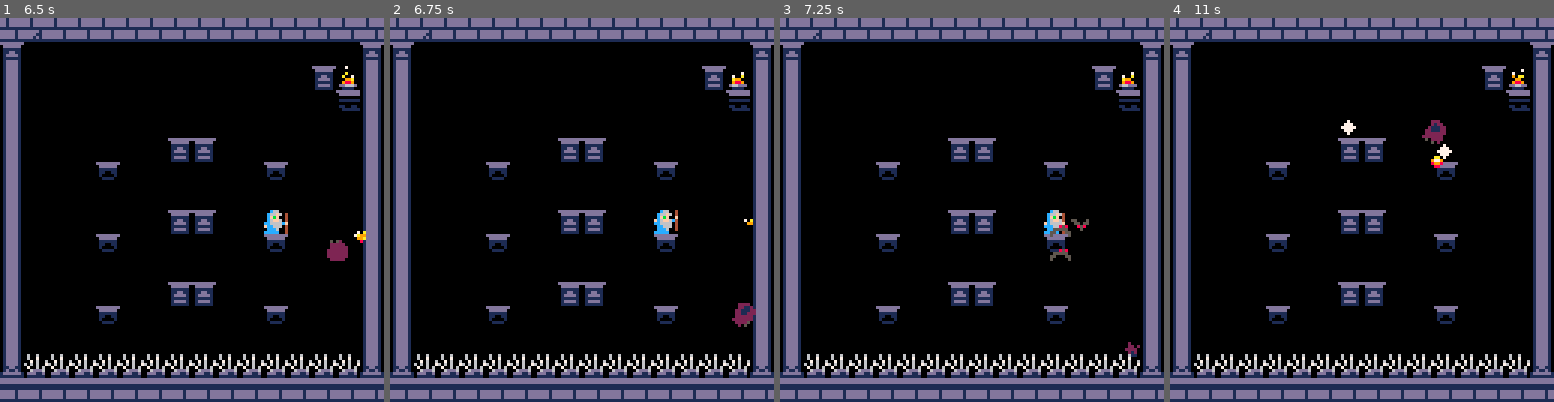
Above: before the commit, frames 1-4 (left to right).
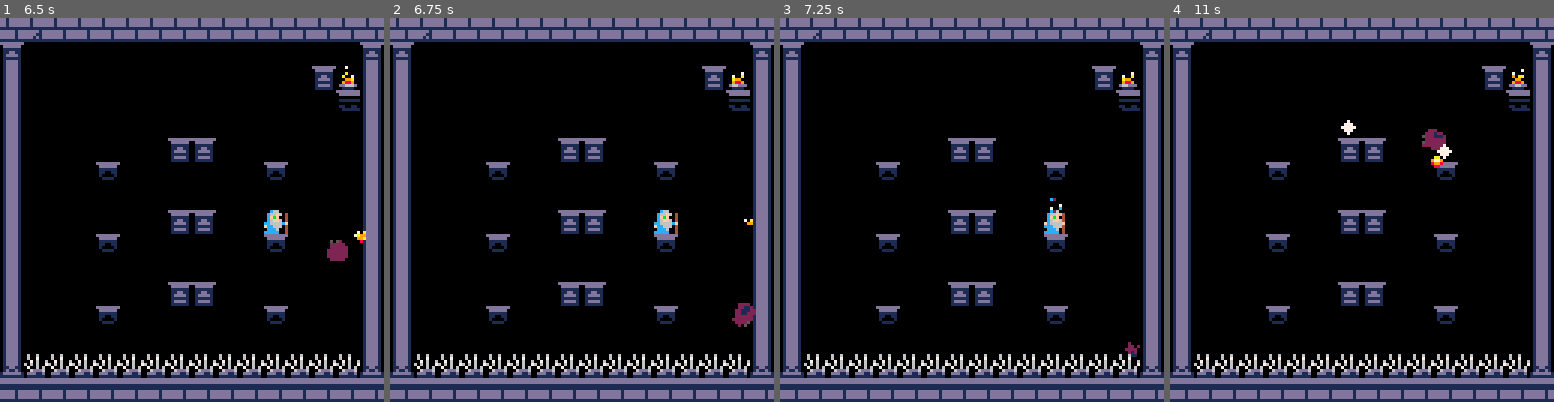
Above: after the commit, the same moments.

Repository: NunoDasNeves/pathofagni-pico8
Game: PICO-8 cartridge jumper.p8
Same seed, same stepped clock (60 frames per second), same inputs: the game is played once before the commit and once after it.
Inputs:
- Up to frame 1 (6.5 s): tap X (X key) at 0.33, 1.07, 1.85, 2.97, 4.08, 5.2, 6.32 s; tap O (Z key) at 0.7, 1.7, 2.1, 2.5, 2.9, 3.3, 3.7, 4.1, 4.5, 4.9, 5.3, 5.7, 6.1 s; hold Right 1.6-2.1 s; hold Up 2.15-2.42 s; hold Right 2.47-3.03 s; hold Left 3.08-3.58 s; hold Down 3.63-3.97 s; hold Right 4.02-4.68 s; hold Up 4.73-5.03 s; hold Left 5.08-5.68 s; hold Down 5.73-6.03 s; hold Right from 6.08 s (still down)
- Up to frame 2 (6.75 s): tap O (Z key) at 6.5 s; release Right at 6.58 s; hold Right from 6.63 s (still down)
- Up to frame 3 (7.25 s): tap O (Z key) at 6.9 s; release Right at 7.13 s; hold Up from 7.18 s (still down)
- Up to frame 4 (11 s): tap O (Z key) every 0.4 s from 7.3 to 10.9 s; tap X (X key) every 1.12 s from 7.43 to 10.78 s; release Up at 7.45 s; hold Right 7.5-8.07 s; hold Left 8.12-8.62 s; hold Down 8.67-9 s; hold Right 9.05-9.72 s; hold Up 9.77-10.07 s; hold Left 10.12-10.72 s; hold Down from 10.77 s (still down)

Frame 1 is identical in both runs. In frame 2, less than 0.1% of the frame differs, in the area x 68-75%, y 50-57%; in frame 3, 0.3%; in frame 4, 0.3%, in the area x 65-72%, y 26-35%.

Commit message:
wizard casting animation, wizard death animation

Diff:
--- a/jumper.p8
+++ b/jumper.p8
@@ -610,17 +610,26 @@
 		burn = burn_archer_wizard,
 		draw = draw_wizard,
 		hp = 5,
+		air = false, -- never be in air
 		template = enemy,
 		hover_up = false,
-		shcount = 0,
 		phase = 0,
 		tping = false,
 		tp_to = nil,
 		tp_from = nil,
+		shcount = 0,
+		casting = false,
+		castu = nil,
 		s_idle = {s=0, f=1},
 		s_cast = {s=1, f=3},
 		s_burn = {s=4, f=1},
-		s_die = {s=6, f=3},
+		s_die = {s=7, f=4},
+	},
+	[240] = { -- casting
+		update = update_casting,
+		timer = 15,
+		state = 0, -- 0 = casting, 1 = succeeded, 2 = fizzled
+		stops_projs = false,
 	}
 }
 end
@@ -1129,9 +1138,38 @@
 	t.tp_from = {x=t.x,y=t.y}
 end
 
+function update_casting(t)
+	t.s = t.i
+	if t.state == 0 then
+		-- casting...
+		loop_anim(t,4,3)
+	else
+		t.s += 2
+		if t.state == 2 then
+			-- failed
+			if loop_anim(t,3,1) then
+				t.y += 1
+			end
+			t.timer -= 1
+			if t.timer <= 0 then
+				del(thang, t)
+			end
+		else
+			-- succeeded
+			if play_anim(t,5,3) then
+				del(thang, t)
+			end
+		end
+	end
+end
+
 function update_wizard(t)
 
 	if do_boss_die(t) then
+		if t.castu != nil then
+			t.castu.state = 2
+			reset_anim_state(t.castu)
+		end
 		return
 	end
 
@@ -1143,6 +1181,12 @@
 		return
 	elseif oldburning then
 		start_tp(t)
+		t.shcount = 60
+		t.casting = true
+		if t.castu != nil then
+			t.castu.state = 2
+			reset_anim_state(t.castu)
+		end
 	end
 
 	face_p(t)
@@ -1163,14 +1207,23 @@
 	-- else do some spelly welly
 	elseif t.casting then
 		t.s = t.i + t.s_cast.s
-		t.fr = 2
-		t.fcnt += 1
-		if t.fcnt >= 12 then
+		loop_anim(t,8,t.s_cast.f)
+		-- need to spawn casting here in case interrupted
+		if t.shcount == 60 then
+			t.castu = spawn_thang(240, t.x, t.y - 6)
+		end
+		t.shcount -= 1
+		if t.shcount <= 0 then
 			t.casting = false
 			reset_anim_state(t)
 			spawn_thang(96, t.x, t.y)
 			spawn_thang(96, t.x+8, t.y)
 			spawn_thang(96, t.x, t.y+8)
+			t.castu.state = 1
+			reset_anim_state(t.castu)
+			t.castu = nil
+			-- now use shcount for resting
+			t.shcount = 60
 		end
 
 	-- else we standing or hovering around waving our arms
@@ -1190,22 +1243,23 @@
 				t.y += t.hover_up and 2 or 1
 				start_tp(t)
 			end
+			t.shcount = 10
 			return
 		end
 
 		t.s = t.i + t.s_cast.s
-		loop_anim(t,8,t.s_cast.f)
-
+		t.fr = 0
+
+		t.shcount -= 1
 		if t.shcount <= 0 then
+			-- now use shcount for casting
 			t.shcount = 60
 			reset_anim_state(t)
 			t.casting = true
-		else
-			t.shcount -= 1
-		end
-	end
-
-	if p.alive and hit_p(t.x,t.y,t.w,t.h) then
+		end
+	end
+
+	if not t.tping and p.alive and hit_p(t.x,t.y,t.w,t.h) then
 		kill_p()
 	end
 end
@@ -2512,22 +2566,22 @@
 11555f000099f990199f990011222090112229901122200911f222090000222900002229011222900112299001122229a98880901f2225f01555500900111100
 1199f990002002000002200011200900112002001120029011200209000020900000209000112920001120200011209099980900111202901f222f9001111114
 09112229020020000022000002000200020002000200020012002090000002020000020200002020000020200000202009008080012029001112220022111544
-0c66000400c6600000c6600000c6600400e770000000000000000000000000000000255100444000000004440000044401017771010077777a00771010711771
-c66f60040c66f6040c66f6400c66f6040e77970000000000000000000000000000015000004ff090000004ff000004ff0111a771110aaaa77100771100aa17a1
-cfbf00040cfbf0040cfbf0400cfbf00f0e9c98000007000000000000001221000000000001155009000115550001155511017771100771111000771001771771
-c6ff60040c6ff6040c6ff640fc6ff6c40e799780007770000007000000020000000000001155500901115550011155501011a7a110aaa10000107a7110aa17a1
-c6666004cc6666cffc6666f0cc6666040e7777900777770000777000010000001000000011f5555f1915550991155590001aaaaa00aa11101100aaa7107a1a71
-cc666c04fcc66604ccc666400cc666049ee7778000777000000700000210001050000000112220091199f990199f9900001aa1aa00aa11111000aaaa11aa1aa1
-ccf6fc040ccc60040ccc60400ccc600400ee7e08000700000000000000000120200000511120200901200200000220001019a09a00aa101000109aaa10aa1aa1
-0cccc000ccccc004ccccc040ccccc0000eeeee0800000000000000000000000001001520020020900200200000220000100990a9109a1000010999aa919a1a91
-00000000000000000000000000000000000c66000006600000000000000660000066000007eee000000044400000444000991099119910001109991999991991
-0000000000000000000000000000000000c66f60006006006006600060600600660060000e07700000004ff000004ff000991099919911111109911999911991
-0000000000000000000000000000000000cfbf00606dd6d06060d6d0060dd6d000ddd6007eee0700001155501001555000899999919919aa1009910199910991
-000000000000000000000000000000000cc6ff6f06d0662006d6662000d6d620dd666d200777e8000115555011115550089889899199199a9919810199819981
-000000000000000000000000000000000cf666600d66d2120d60d2120d6d6212000dd2127ee78980111555001115550008811118918911999918911118818891
-000000000000000000000000000000000cccc660d0006d200d006d20d0066d20d6d06d20e00e7800112220000112220008810008881881891008811018818810
-000000000000000000000000000000000cccc60000660d00d066d0000060d0000066d0000e7e0000012002000002200088101008881888881008810018818810
-00000000000000000000000000000000cccccc000000d000000d0000000d00000ddd00000007ee00020020000022000008100000800188810000810000810801
+0c66000400c6600000c6600000c6600400e770000000000000000000007a70007007070000070000000000000000000001017771010077777a00771010711771
+c66f60040c66f6040c66f6400c66f6040e77970000000000000000000766a70a00a1a000a001190000000000000000000111a771110aaaa77100771100aa17a1
+cfbf00040cfbf0040cfbf0400cfbf00f0e9c98000007000000000000acfbfaa007ab2a0000a19100000000000000000011017771100771111000771001771771
+c6ff60040c6ff6040c6ff640fc6ff6c40e7997800077700000070000ac6f96900a1a29907001119000000000000000001011a7a110aaa10000107a7110aa17a1
+c6666004cc6666cffc6666f0cc6666040e7777900777770000777000ac9669907caca190010b91000000000000000000001aaaaa00aa11101100aaa7107a1a71
+cc666c04fcc66604ccc666400cc666049ee7778000777000000700000fc996c809a9898000a199000011000000000000001aa1aa00aa11111000aaaa11aa1aa1
+ccf6fc040ccc60040ccc60400ccc600400ee7e080007000000000000989c69800088880001000100011b1100000000001019a09a00aa101000109aaa10aa1aa1
+0cccc000ccccc004ccccc040ccccc0000eeeee0800000000000000000988880000000000001100101111111000000000100990a9109a1000010999aa919a1a91
+000000000000000000000000000000000000255100000000000000000006600000000000000660000066000007eee00000991099119910001109991999991991
+00000000000000000000c00000000000000150000000000000000000006006006006600060600600660060000e07700000991099919911111109911999911991
+00c20000000070000700000000122100000000000000000000000000606dd6d06060d6d0060dd6d000ddd6007eee070000899999919919aa1009910199910991
+0000000000200c00000000200002000000000000000000000000000006d0662006d6662000d6d620dd666d200777e800089889899199199a9919810199819981
+0000070000c0000002000000010000001000000000000000000000000d66d2120d60d2120d6d6212000dd2127ee7898008811118918911999918911118818891
+00700c00000702000000000002100010500000000000000000000000d0006d200d006d20d0066d20d6d06d20e00e780008810008881881891008811018818810
+000200000000000000c007000000012020000051000000000000000000660d00d066d0000060d0000066d0000e7e000088101008881888881008810018818810
+000000000000000000000000000000000100152000000000000000000000d000000d0000000d00000ddd00000007ee0008100000800188810000810000810801
 
 
 
@@ -2660,7 +2714,7 @@
 
 __gff__
 0001010101030003100300000101101003030303030100030303000001010100030303030300000303000000000300010303030303000303030303030303030300000000000000000000000000000000000011010101131300000010000000001000000010000000101010000003030810101010101000000000000000030308
-0000000000000000000000000000000000000000000000000000000000000000000000000000000000000000000000000000000000000000000000000000000010001000000000000000000000000000100000000000000000000000000000001000000000000000000000000303030300000000000000000000000003030303
+0000000000000000000000000000000000000000000000000000000000000000000000000000000000000000000000000000000000000000000000000000000010001000000000000000000000000000100000000000000000000000000000001000000000000010101000000303030300000000000000000000000003030303
 __map__
 2121222222222222222121212121212121312121212121212121212121322121212121212121212121212121212121212222222222223816161616161616162121322121212121212121212121212121212121212121212121212121212121211411111111111111121111111111111105050505050505050505050505050505
 2116161616161616161616161616162113161616161637213816161616372110380000000000000000000000000000141300000000000000000060000000001014000000000000000000000000000014140000000000000000000000000000142400000000000000000000000000000005002121002100002200212100000005
